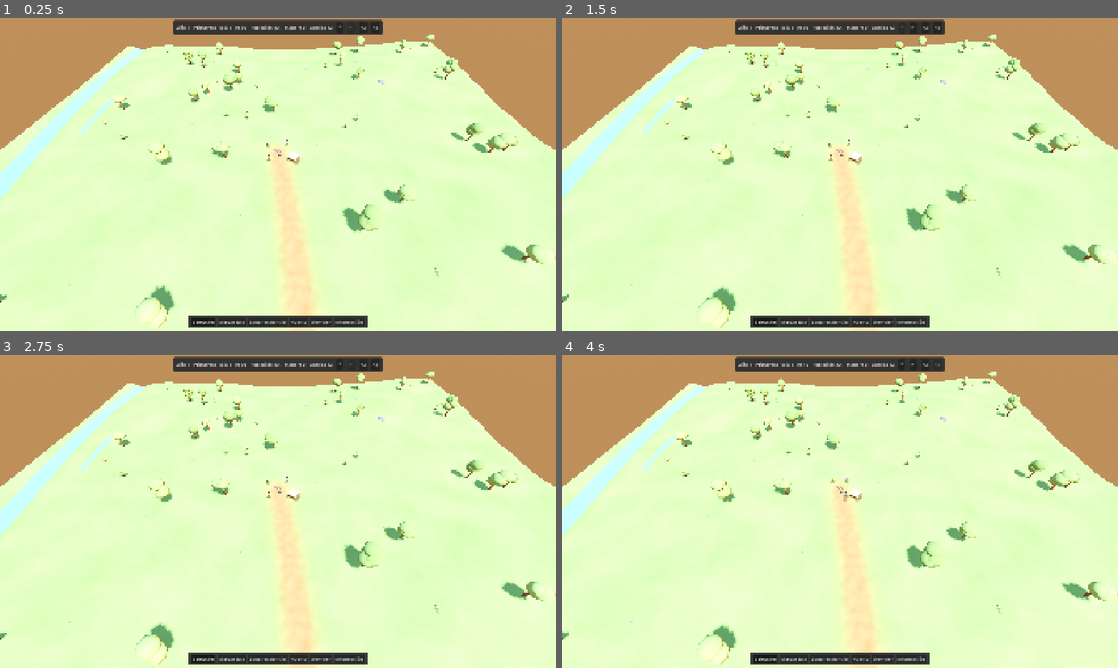
Above: before the commit, frames 1-4 (two rows, left to right).
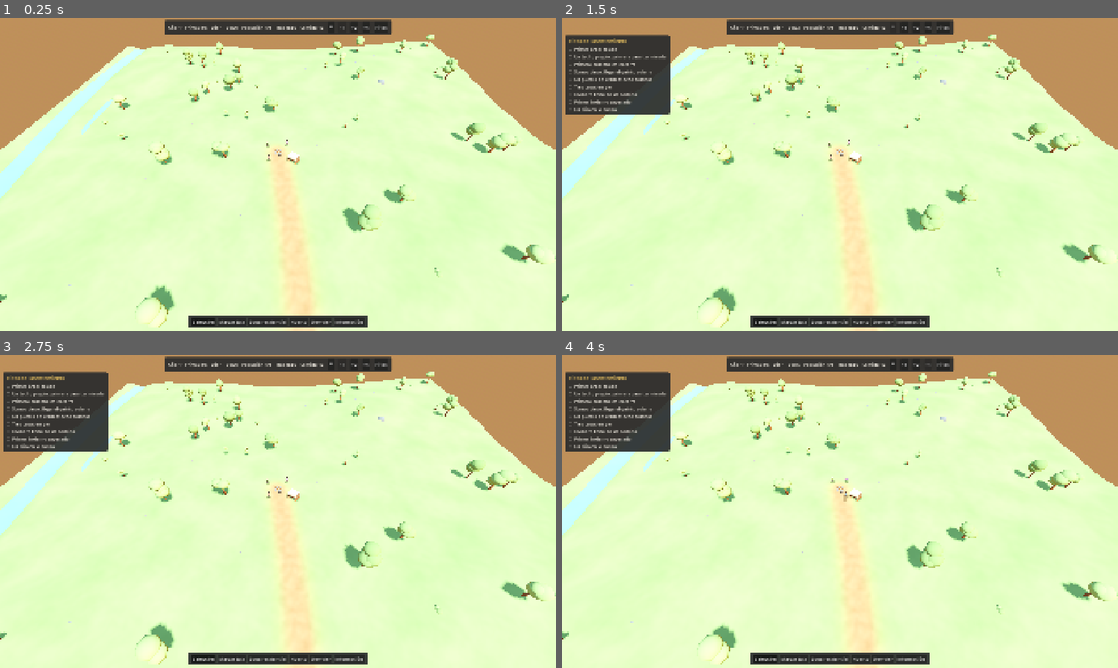
Above: after the commit, the same moments.

Repository: connoreichon/hearthfolk
Game: Godot game, scene res://scenes/main/main.tscn
Two runs of this game, one before a commit and one after it. Both use one fixed random seed, a clock stepped at 60 frames per second and the inputs below. This scene is started directly instead of the project's main scene.
Inputs (mouse positions are in pixels of both pictures, inside the frame that each line leads up to):
- Up to frame 1 (0.25 s): no input
- Up to frame 2 (1.5 s): click (945, 27) at 0.5 s, where only the run after the commit has a clickable "Hitos"; click "⏸" at 1.25 s
- Up to frame 3 (2.75 s): click "×1" at 2 s
- Up to frame 4 (4 s): click "×2" at 2.75 s; click "×4" at 3.5 s

The runs differ from the first frame. In frame 1, 0.4% of the frame differs, in the area x 29-71%, y 0-6%; in frame 2, 5.2%; in frame 3, 5.2%; in frame 4, 5.2%, in the area x 0-71%, y 0-31%.

Commit message:
Q5: hitos, eventos suaves y musica generativa por estacion
Milestones (9 hitos con toast + recompensa de vinculo, panel Hitos en
el HUD, persistidos en el guardado), WorldEvents al amanecer (helada
que encoge brotes, viajero que deja comida, bandada ambiental; max 1
por dia), 4 piezas de musica pentatonica generadas con numpy (drone +
arpegios; menor y mas lenta en otono/invierno) con fundido cruzado al
cambiar la estacion en el bus Music. 50 tests, 456 checks, 0 fallos.

Co-Authored-By: Claude Fable 5 <noreply@anthropic.com>

Diff:
--- a/autoload/audio_director.gd
+++ b/autoload/audio_director.gd
@@ -11,6 +11,8 @@
 var _ambience_day: AudioStreamPlayer
 var _ambience_night: AudioStreamPlayer
 var _fire_player: AudioStreamPlayer3D
+var _music_player: AudioStreamPlayer
+var _music_season: int = -1
 var _bird_timer: float = 6.0
 var _rng: RandomNumberGenerator = RandomNumberGenerator.new()
 
@@ -111,6 +113,41 @@
 	if _ambience_night != null:
 		_ambience_night.play()
 	SimClock.phase_changed.connect(_on_phase_changed)
+	SimClock.season_changed.connect(_on_music_season)
+	_on_music_season.call_deferred(SimClock.get_season())
+
+
+## Música generativa por estación con fundido cruzado (Q5).
+func _on_music_season(season: int) -> void:
+	if season == _music_season:
+		return
+	_music_season = season
+	var names: Array[StringName] = [
+		&"music_spring", &"music_summer", &"music_autumn", &"music_winter"
+	]
+	var sound: StringName = names[season]
+	if not _streams.has(sound):
+		return
+	if _music_player == null:
+		_music_player = _make_loop_player(sound, -60.0)
+		if _music_player == null:
+			return
+		_music_player.bus = "Music"
+		_music_player.play()
+		var fade_in: Tween = create_tween()
+		fade_in.tween_property(_music_player, "volume_db", -13.0, 3.0)
+		return
+	var stream: AudioStreamWAV = (_streams[sound] as AudioStreamWAV).duplicate()
+	stream.loop_mode = AudioStreamWAV.LOOP_FORWARD
+	stream.loop_end = stream.data.size() / 2
+	var fade: Tween = create_tween()
+	fade.tween_property(_music_player, "volume_db", -50.0, 2.0)
+	fade.tween_callback(
+		func() -> void:
+			_music_player.stream = stream
+			_music_player.play()
+	)
+	fade.tween_property(_music_player, "volume_db", -13.0, 3.0)
 
 
 func _make_loop_player(sound: StringName, volume_db: float) -> AudioStreamPlayer:
--- a/autoload/save_manager.gd
+++ b/autoload/save_manager.gd
@@ -39,8 +39,13 @@
 	var rigs: Array[Node] = get_tree().get_nodes_in_group(&"camera_rig")
 	if not rigs.is_empty():
 		camera_state = rigs[0].call(&"get_state")
+	var milestone_state: Array = []
+	var milestone_nodes: Array[Node] = get_tree().get_nodes_in_group(&"milestones")
+	if not milestone_nodes.is_empty():
+		milestone_state = milestone_nodes[0].call(&"save_state")
 	return {
 		"format_version": FORMAT_VERSION,
+		"milestones": milestone_state,
 		"seed": GameState.world_seed,
 		"day": SimClock.day,
 		"time_of_day": SimClock.time_of_day,
@@ -75,6 +80,9 @@
 	if worlds.is_empty():
 		return false
 	worlds[0].call(&"rebuild_from_save", data)
+	var milestone_nodes: Array[Node] = get_tree().get_nodes_in_group(&"milestones")
+	if not milestone_nodes.is_empty():
+		milestone_nodes[0].call(&"load_state", data.get("milestones", []))
 	var rigs: Array[Node] = get_tree().get_nodes_in_group(&"camera_rig")
 	if not rigs.is_empty() and data.has("camera"):
 		rigs[0].call(&"set_state", data["camera"])
--- a/scenes/world/world.gd
+++ b/scenes/world/world.gd
@@ -45,6 +45,12 @@
 	var arrivals: SettlerArrivals = SettlerArrivals.new()
 	arrivals.name = "SettlerArrivals"
 	add_child(arrivals)
+	var milestones: Milestones = Milestones.new()
+	milestones.name = "Milestones"
+	add_child(milestones)
+	var events: WorldEvents = WorldEvents.new()
+	events.name = "WorldEvents"
+	add_child(events)
 	# Las obras alteran la navegación: rehornear al empezar y al terminar
 	EventBus.construction_started.connect(_on_construction_changed)
 	EventBus.construction_completed.connect(_on_construction_changed)
--- /dev/null
+++ b/scripts/ai/world_events.gd
@@ -0,0 +1,49 @@
+class_name WorldEvents
+extends Node
+## Q5: eventos suaves al amanecer (máx. uno al día). Sin fracaso duro:
+## sabor y pequeñas sorpresas.
+
+
+func _ready() -> void:
+	SimClock.day_changed.connect(_on_day_changed)
+
+
+func _on_day_changed(_day: int) -> void:
+	var roll: float = GameState.rng.randf()
+	var season: int = SimClock.get_season()
+	if season == SimClock.Season.AUTUMN and roll < 0.22:
+		apply_frost()
+	elif season <= SimClock.Season.SUMMER and roll < 0.15:
+		apply_traveler()
+	elif season != SimClock.Season.WINTER and roll < 0.28:
+		apply_bird_flock()
+
+
+## Helada temprana: los brotes retroceden a recién plantados.
+func apply_frost() -> void:
+	var regressed: int = 0
+	for node: Node in get_tree().get_nodes_in_group(&"farms"):
+		var farm: FarmField = node as FarmField
+		if farm != null:
+			regressed += farm.regress_sprouts()
+	if regressed > 0:
+		EventBus.toast.emit(
+			"Helada temprana: %d brotes se encogen y vuelven a empezar" % regressed, &"warn"
+		)
+
+
+## Un viajero agradece la fogata y deja provisiones.
+func apply_traveler() -> void:
+	GameState.add_resource(&"food", 6)
+	EventBus.toast.emit("Un viajero pasa la noche y deja 6 de comida", &"success")
+	AudioDirector.play_ui(&"ui_confirm")
+
+
+## Una bandada cruza la colina (solo ambiente).
+func apply_bird_flock() -> void:
+	EventBus.toast.emit("Una bandada cruza el cielo del valle", &"info")
+	for i: int in 3:
+		var offset: Vector3 = Vector3(
+			GameState.rng.randf_range(-14.0, 14.0), 8.0, GameState.rng.randf_range(-14.0, 14.0)
+		)
+		AudioDirector.play_at(StringName("bird_%d" % (i % 4)), offset, -6.0)
--- a/scripts/construction/farm_field.gd
+++ b/scripts/construction/farm_field.gd
@@ -93,6 +93,18 @@
 	return total
 
 
+## Helada (evento Q5): los brotes vuelven a recién plantados. Devuelve cuántos.
+func regress_sprouts() -> int:
+	var regressed: int = 0
+	for i: int in plots.size():
+		if plots[i] == Plot.SPROUT:
+			plots[i] = Plot.PLANTED
+			timers[i] = 0.0
+			_refresh_plot_visual(i)
+			regressed += 1
+	return regressed
+
+
 ## El habitante planta la parcela (tarea farm_plant completada).
 func apply_plant(index: int) -> void:
 	if index < 0 or index >= plots.size() or plots[index] != Plot.BARREN:
--- a/scripts/ui/hud.gd
+++ b/scripts/ui/hud.gd
@@ -33,6 +33,8 @@
 var _toast_box: VBoxContainer
 var _selected_id: int = -1
 var _dest_line: MeshInstance3D
+var _milestones_panel: PanelContainer
+var _milestones_label: Label
 
 
 func _ready() -> void:
@@ -91,6 +93,11 @@
 		button.pressed.connect(SimClock.set_speed.bind(int(entry[1])))
 		row.add_child(button)
 		_speed_buttons[int(entry[1])] = button
+	var milestones_button: Button = Button.new()
+	milestones_button.text = "Hitos"
+	milestones_button.focus_mode = Control.FOCUS_NONE
+	milestones_button.pressed.connect(_toggle_milestones)
+	row.add_child(milestones_button)
 
 
 func _build_bottom_bar() -> void:
@@ -174,6 +181,31 @@
 	add_child(_toast_box)
 
 
+## Panel de hitos (Q5): lista con casillas, se refresca al abrir.
+func _toggle_milestones() -> void:
+	if _milestones_panel == null:
+		_milestones_panel = PanelContainer.new()
+		_milestones_panel.add_theme_stylebox_override(&"panel", _panel_style())
+		_milestones_panel.position = Vector2(10.0, 60.0)
+		add_child(_milestones_panel)
+		var box: VBoxContainer = VBoxContainer.new()
+		_milestones_panel.add_child(box)
+		var title: Label = Label.new()
+		title.text = "Hitos del asentamiento"
+		title.add_theme_color_override(&"font_color", _palette.accent)
+		title.add_theme_font_size_override(&"font_size", 18)
+		box.add_child(title)
+		_milestones_label = Label.new()
+		_milestones_label.add_theme_color_override(&"font_color", _palette.ui_text)
+		box.add_child(_milestones_label)
+	else:
+		_milestones_panel.visible = not _milestones_panel.visible
+	if _milestones_panel.visible:
+		var nodes: Array[Node] = get_tree().get_nodes_in_group(&"milestones")
+		if not nodes.is_empty():
+			_milestones_label.text = String(nodes[0].call(&"summary"))
+
+
 func _on_toast(message: String, kind: StringName) -> void:
 	while _toast_box.get_child_count() >= 4:
 		_toast_box.get_child(0).free()
--- /dev/null
+++ b/scripts/ui/milestones.gd
@@ -0,0 +1,90 @@
+class_name Milestones
+extends Node
+## Q5: hitos del asentamiento. Al cumplirse: toast + subida de vínculo.
+
+const BOND_REWARD: float = 10.0
+
+const DEFINITIONS: Array = [
+	["first_tree", "Primer árbol talado"],
+	["first_house", "Un techo propio: primera casa terminada"],
+	["first_harvest", "Primera cosecha en el carro"],
+	["five_folk", "Somos cinco: llega el quinto colono"],
+	["eight_folk", "Un pueblo de verdad: ocho colonos"],
+	["three_houses", "Tres casas en pie"],
+	["full_granary", "Granero lleno: 60 de comida"],
+	["first_winter", "Primer invierno superado"],
+	["one_year", "Un año en la colina"],
+]
+
+var done: Dictionary = {}
+
+
+func _ready() -> void:
+	add_to_group(&"milestones")
+	EventBus.tree_felled.connect(
+		func(_id: int, _pos: Vector3, _wood: int) -> void: complete("first_tree")
+	)
+	EventBus.construction_completed.connect(_on_house_completed)
+	EventBus.resource_delivered.connect(_on_delivered)
+	SimClock.day_changed.connect(_on_day_changed)
+
+
+func is_done(id: String) -> bool:
+	return done.has(id)
+
+
+func complete(id: String) -> void:
+	if done.has(id):
+		return
+	done[id] = true
+	var title: String = id
+	for entry: Array in DEFINITIONS:
+		if entry[0] == id:
+			title = entry[1]
+	EventBus.toast.emit("Hito: %s" % title, &"success")
+	AudioDirector.play_ui(&"ui_confirm")
+	for node: Node in get_tree().get_nodes_in_group(&"citizens"):
+		var citizen: Citizen = node as Citizen
+		citizen.bond = clampf(citizen.bond + BOND_REWARD, 0.0, 100.0)
+
+
+func summary() -> String:
+	var lines: Array[String] = []
+	for entry: Array in DEFINITIONS:
+		lines.append("%s %s" % ["☑" if done.has(entry[0]) else "☐", entry[1]])
+	return "\n".join(lines)
+
+
+func save_state() -> Array:
+	return done.keys()
+
+
+func load_state(ids: Array) -> void:
+	done.clear()
+	for id: Variant in ids:
+		done[String(id)] = true
+
+
+func _on_house_completed(_building_id: int) -> void:
+	complete("first_house")
+	if get_tree().get_nodes_in_group(&"buildings").size() >= 3:
+		complete("three_houses")
+
+
+func _on_delivered(type: StringName, _amount: int, _target: int) -> void:
+	if type == &"food":
+		complete("first_harvest")
+
+
+func _on_day_changed(day: int) -> void:
+	var population: int = get_tree().get_nodes_in_group(&"citizens").size()
+	if population >= 5:
+		complete("five_folk")
+	if population >= 8:
+		complete("eight_folk")
+	if GameState.get_resource(&"food") >= 60:
+		complete("full_granary")
+	if day >= 9:
+		complete("one_year")
+	if day >= 9 and SimClock.get_season() == SimClock.Season.SPRING:
+		complete("first_winter")
--- /dev/null
+++ b/tests/integration/test_milestones_events.gd
@@ -0,0 +1,76 @@
+extends HFTestCase
+## Q5: hitos que se cumplen y eventos suaves que hacen lo que dicen.
+
+var _main: Node
+var _tree_scene: SceneTree
+
+
+func before_each() -> void:
+	_tree_scene = Engine.get_main_loop() as SceneTree
+	GameState.setup_new_game(2222)
+	GameState.add_resource(&"food", 12)
+	_main = (load("res://scenes/main/main.tscn") as PackedScene).instantiate()
+	_tree_scene.root.add_child(_main)
+	SimClock.reset(1, 0.3)
+	SimClock.set_speed(0)
+
+
+func after_each() -> void:
+	_main.free()
+	SimClock.set_speed(1)
+	SimClock.reset()
+	GameState.world_seed = 0
+	GameState.terrain = null
+	EntityRegistry.clear()
+	TaskBoard.clear()
+
+
+func test_milestones_complete_and_reward_bond() -> void:
+	for _f: int in 10:
+		await _tree_scene.process_frame
+	var milestones: Milestones = _main.get_node("World/Milestones")
+	var citizen: Citizen = _tree_scene.get_nodes_in_group(&"citizens")[0] as Citizen
+	citizen.bond = 50.0
+	assert_false(milestones.is_done("first_tree"))
+	EventBus.tree_felled.emit(999, Vector3.ZERO, 6)
+	assert_true(milestones.is_done("first_tree"), "hito de primer árbol")
+	assert_almost_eq(citizen.bond, 60.0, 0.01, "recompensa de vínculo +10")
+
+	var nav_region: Node3D = _main.get_node("World/NavigationRegion3D") as Node3D
+	var site: ConstructionSite = ConstructionSite.place(
+		nav_region, Vector3(10.0, GameState.terrain.get_height(10.0, 10.0), 10.0), 0.0, 77
+	)
+	site.debug_complete()
+	assert_true(milestones.is_done("first_house"), "hito de primera casa")
+
+	GameState.inventory[&"food"] = 70
+	SimClock.day_changed.emit(2)
+	assert_true(milestones.is_done("full_granary"), "hito de granero lleno")
+
+	# Persistencia del estado de hitos
+	var saved: Array = milestones.save_state()
+	milestones.load_state([])
+	assert_false(milestones.is_done("first_tree"))
+	milestones.load_state(saved)
+	assert_true(milestones.is_done("first_tree"), "hitos restaurados del guardado")
+	assert_true("☑" in milestones.summary(), "el resumen marca casillas")
+
+
+func test_frost_and_traveler_events() -> void:
+	for _f: int in 10:
+		await _tree_scene.process_frame
+	var events: WorldEvents = _main.get_node("World/WorldEvents")
+	var nav_region: Node3D = _main.get_node("World/NavigationRegion3D") as Node3D
+	var farm: FarmField = FarmField.place(nav_region, Rect2(6.0, 6.0, 4.0, 4.0))
+	await _tree_scene.process_frame
+	farm.plots[0] = FarmField.Plot.SPROUT
+	farm.plots[1] = FarmField.Plot.SPROUT
+	farm.plots[2] = FarmField.Plot.MATURE
+	events.apply_frost()
+	assert_eq(int(farm.plots[0]), int(FarmField.Plot.PLANTED), "helada: brote retrocede")
+	assert_eq(int(farm.plots[1]), int(FarmField.Plot.PLANTED))
+	assert_eq(int(farm.plots[2]), int(FarmField.Plot.MATURE), "lo maduro aguanta la helada")
+
+	var food_before: int = GameState.get_resource(&"food")
+	events.apply_traveler()
+	assert_eq(GameState.get_resource(&"food"), food_before + 6, "el viajero deja 6 de comida")
Not shown, added: assets/audio/generated/music_autumn.wav.import
Not shown, added: assets/audio/generated/music_spring.wav.import
Not shown, added: assets/audio/generated/music_summer.wav.import
Not shown, added: assets/audio/generated/music_winter.wav.import
Not shown, added: scripts/ai/world_events.gd.uid
Not shown, added: scripts/ui/milestones.gd.uid
Not shown, added: tests/integration/test_milestones_events.gd.uid
Not shown, added: assets/audio/generated/music_autumn.wav
Not shown, added: assets/audio/generated/music_spring.wav
Not shown, added: assets/audio/generated/music_summer.wav
Not shown, added: assets/audio/generated/music_winter.wav
Not shown, changed: tools/gen_audio.py
